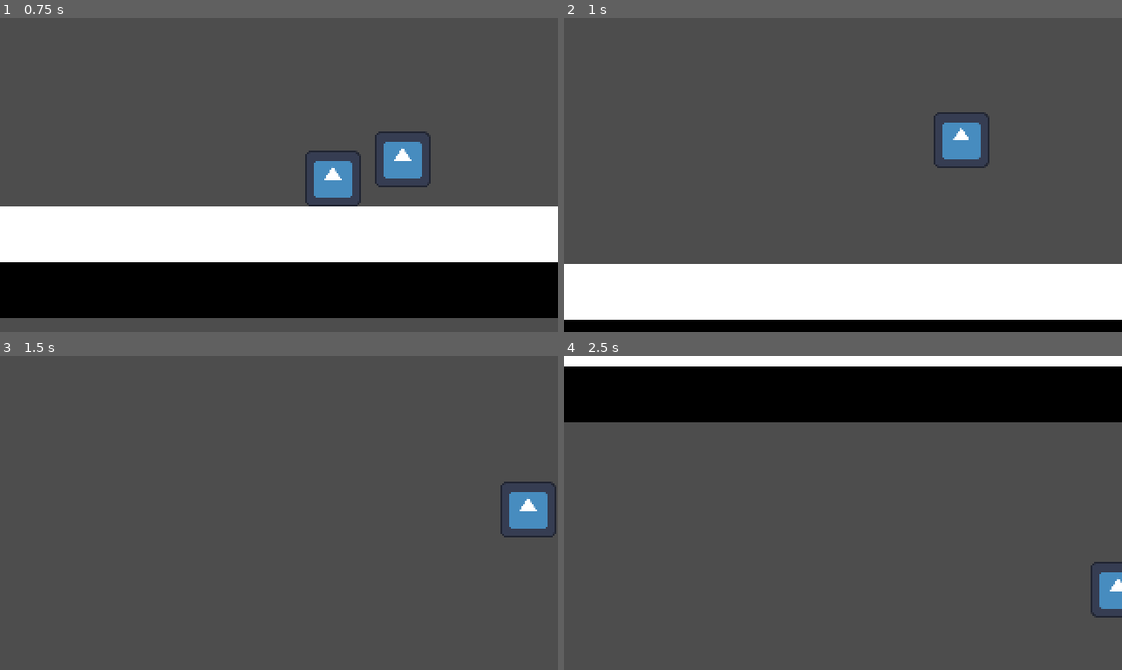
Above: before the commit, frames 1-4 (two rows, left to right).
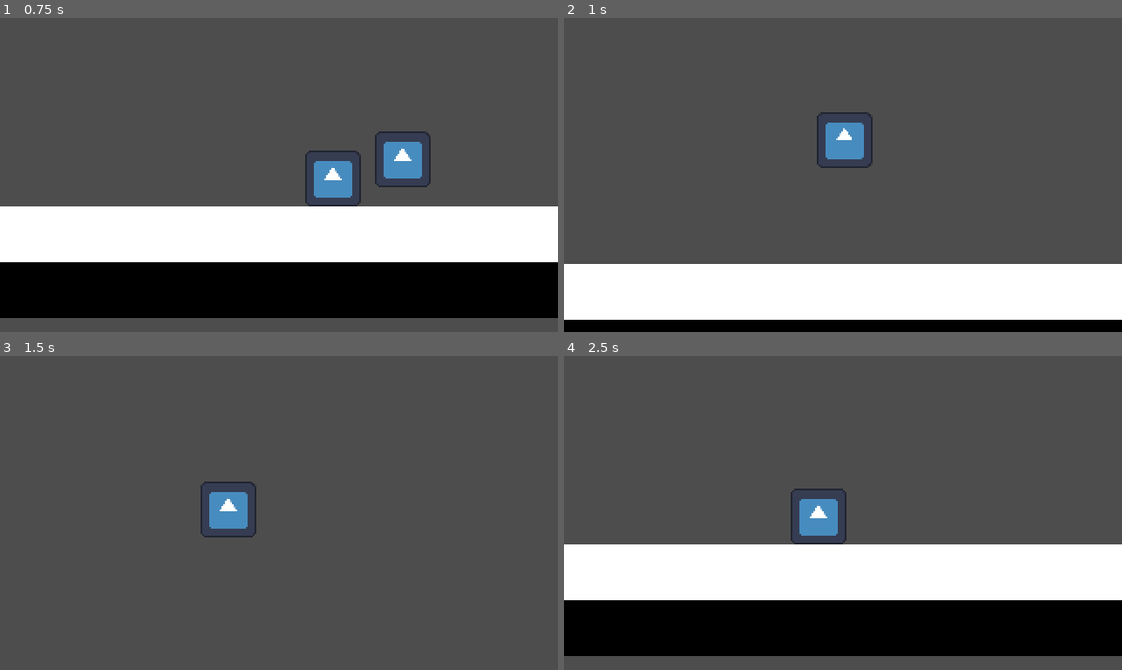
Above: after the commit, the same moments.

Repository: YhagoTomasini/BUbbling_Up
Game: Godot game, scene res://level/level.tscn
The game is run twice, just before and just after one commit, with the same random seed, the same clock (stepped at 60 frames per second) and the same inputs. The engine's default icon, where the game draws it, is replaced by a stand-in: a white triangle on a blue panel in a dark square.
Inputs (mouse positions are in pixels of both pictures, inside the frame that each line leads up to):
- Up to frame 1 (0.75 s): move the mouse to (401, 159) at 0.52 s; hold D (right) from 0.53 s (still down); click (401, 159) at 0.67 s
- Up to frame 2 (1 s): keep holding D (right); tap Space (jump) at 0.77 s
- Up to frame 3 (1.5 s): keep holding D (right); move the mouse to (167, 528) at 1.27 s
- Up to frame 4 (2.5 s): tap Space (jump) at 1.52 s; move the mouse to (898, 443) at 2.02 s; release D (right) at 2.03 s; hold A (left) from 2.03 s (still down)

Frame 1 is identical in both runs. In frame 2, 2.0% of the frame differs, in the area x 45-77%, y 30-48%; in frame 3, 2.0%; in frame 4, 58%, in the area x 0-100%, y 0-96%.

Commit message:
fixed horizontal knockback

Diff:
--- a/player/scripts/player.gd
+++ b/player/scripts/player.gd
@@ -4,6 +4,14 @@
 @export var gravity = 500
 @export var speed = 150
 var jump_force = 250
+
+var is_knocked_back = false
+var knockback_time = 0.3
+var knockback_timer = 0.0
+
+var is_recovering = false
+var recovery_time = 0.05
+var recovery_timer = 0.0
 
 func _physics_process(delta):
 	if is_on_floor() == false:
@@ -14,16 +22,30 @@
 
 	if velocity.y >= 500:
 		velocity.y = 500
-	var direction = Input.get_axis("left", "right")
-	velocity.x = direction  * speed
+
+	if is_knocked_back:
+		knockback_timer -= delta
+		if knockback_timer <= 0:
+			is_knocked_back = false
+			is_recovering = true
+			recovery_timer = recovery_time
+	elif is_recovering:
+		recovery_timer -= delta
+		if recovery_timer <= 0:
+			is_recovering = false
+	else:
+		var direction = Input.get_axis("left", "right")
+		velocity.x = direction  * speed
+
 	move_and_slide()
 
 func jump(force):
 	velocity.y = -force
-
 
 func _on_area_2d_area_entered(area: Area2D) -> void:
 	if area.is_in_group("bubble"):
 		var force_direction = sign(velocity.x) * -1
 		velocity.x = 300 * force_direction
 		velocity.y = -300
+		is_knocked_back = true
+		knockback_timer = knockback_time
